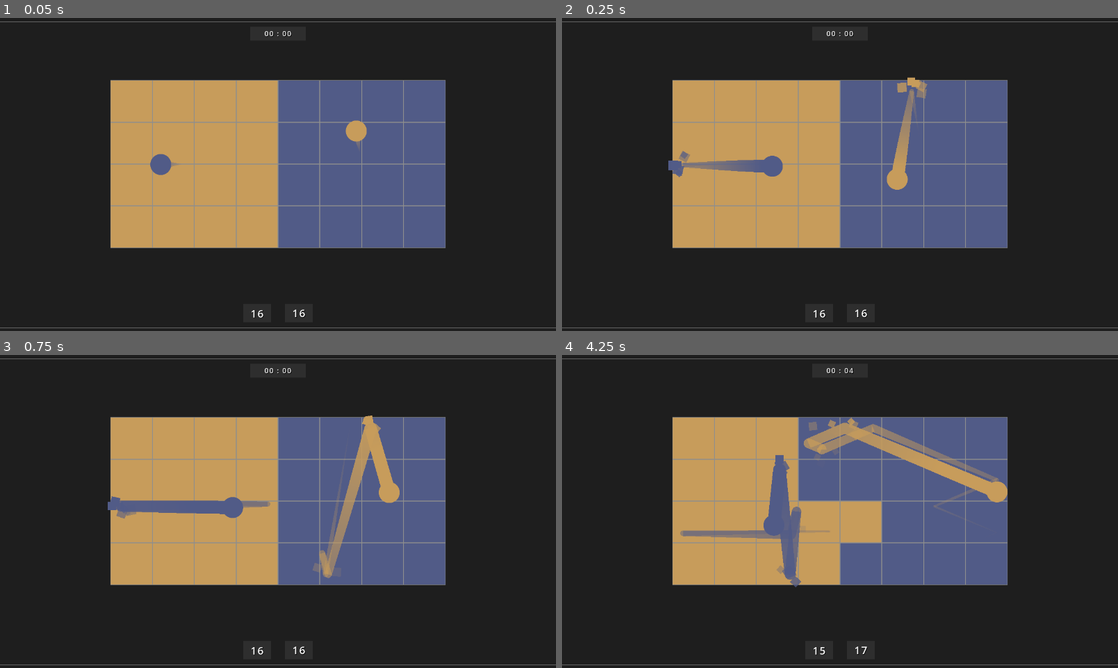
Above: before the commit, frames 1-4 (two rows, left to right).
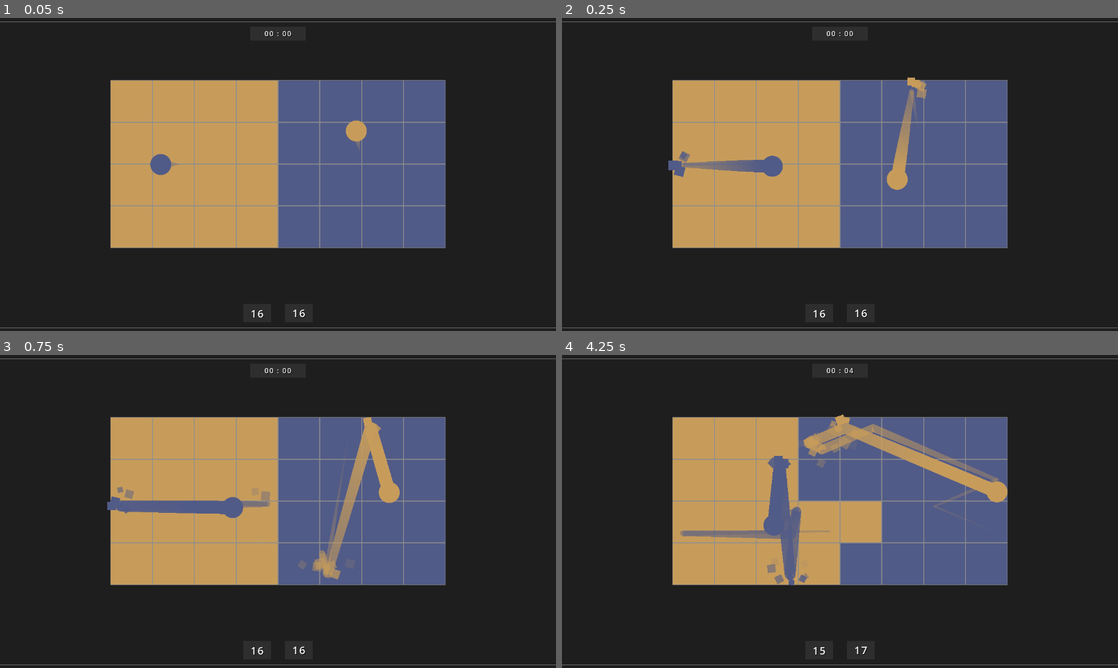
Above: after the commit, the same moments.

Repository: LiteFeather1/night-day-pong
Game: Godot game, scene res://scenes/main.tscn
The game is run twice, just before and just after one commit, with the same random seed, the same clock (stepped at 60 frames per second) and the same inputs.
Inputs:
- Up to frame 1 (0.05 s): no input
- Up to frame 2 (0.25 s): no input
- Up to frame 3 (0.75 s): no input
- Up to frame 4 (4.25 s): no input

Frame 1 is identical in both runs. In frame 2, less than 0.1% of the frame differs, in the area x 19-66%, y 20-51%; in frame 3, 0.3%; in frame 4, 0.5%, in the area x 36-54%, y 18-75%.

Commit message:
ball_hit_particle are now named and place inside a parent

Diff:
--- a/scenes/ball_hit_particle.gd
+++ b/scenes/ball_hit_particle.gd
@@ -5,5 +5,12 @@
 signal finished_playing(instance: BallHitParticle)
 
 
+func play(hit_point: Vector2, normal: Vector2, colour: Color) -> void:
+	position = hit_point
+	direction = normal
+	color = colour
+	emitting = true
+
+
 func _on_finished() -> void:
 	finished_playing.emit(self)
--- a/scenes/ball_hit_particle.tscn
+++ b/scenes/ball_hit_particle.tscn
@@ -8,8 +8,9 @@
 colors = PackedColorArray(1, 1, 1, 1, 1, 1, 1, 0)
 
 [node name="ball_hit_particle" type="CPUParticles2D"]
+z_index = 100
 emitting = false
-lifetime = 0.2
+lifetime = 0.25
 one_shot = true
 randomness = 0.25
 lifetime_randomness = 0.13
--- a/scenes/main.gd
+++ b/scenes/main.gd
@@ -30,6 +30,7 @@
 @export var show_hit_particle: bool = true
 const BALL_HIT_PARTICLE = preload("res://scenes/ball_hit_particle.tscn")
 var ball_hit_particles: Array[BallHitParticle]
+var parent_ball_hit_particle: Node
 
 # TODO add flag to show trail
 @export var gradient_ball_trail: Gradient
@@ -54,6 +55,9 @@
 	var scale_pos = 1.0 if !scale_position else block_scale
 	var center_x = collums * BLOCK_SIZE * scale_pos
 	var center_y = rows * BLOCK_SIZE * 0.5 * scale_pos
+	parent_ball_hit_particle = Node.new()
+	parent_ball_hit_particle.set_name("ball_hit_particle_parent")
+	root.add_child.call_deferred(parent_ball_hit_particle)
 
 	# camera zoom
 	var block_width = center_x * 2.0
@@ -78,13 +82,12 @@
 		g.set_color(1, colours[i])
 		trail_gradients.append(g)
 
-
 		main_ui.set_score(i, collums * rows)
 
 		# block parent
-		var block_parent = Node.new()
-		block_parent.set_name("block_parent_%d" % i)
-		root.add_child.call_deferred(block_parent)
+		var parent_block = Node.new()
+		parent_block.set_name("block_parent_%d" % i)
+		root.add_child.call_deferred(parent_block)
 		# set block
 		for x in collums:
 			for y in rows:
@@ -101,7 +104,7 @@
 
 				all_blocks[i].append(block)
 
-				block_parent.add_child.call_deferred(block)
+				parent_block.add_child.call_deferred(block)
 
 	# set balls
 	var ball_padding = BLOCK_SIZE * ball_scale * 2.0
@@ -136,7 +139,7 @@
 
 	# Spawn ball hit particles
 	for i in 11:
-		spawn_ball_hit_particle();
+		spawn_ball_hit_particle()
 
 	# set edge colliders
 	var points: Array[Vector2] = [Vector2.ZERO # Top Left
@@ -173,28 +176,25 @@
 	root.add_child.call_deferred(ball)
 
 
-func on_ball_hit(hit_point: Vector2, normal: Vector2, colour: Color):
+func on_ball_hit(hit_point: Vector2, normal: Vector2, colour: Color) -> void:
 	if !show_hit_particle:
 		return
 
 	if ball_hit_particles.size() == 0:
 		spawn_ball_hit_particle()
 
-	var particle: BallHitParticle = ball_hit_particles.pop_front()
-	particle.position = hit_point
-	particle.direction = normal
-	particle.color = colour
-	particle.emitting = true
-
-
-func spawn_ball_hit_particle():
+	ball_hit_particles.pop_front().play(hit_point, normal, colour)
+
+
+func spawn_ball_hit_particle() -> void:
 	var particle: BallHitParticle = BALL_HIT_PARTICLE.instantiate()
+	particle.set_name("ball_hit_particle_%d" % ball_hit_particles.size())
 	particle.finished_playing.connect(return_ball_hit_particle)
 	ball_hit_particles.append(particle)
-	root.add_child.call_deferred(particle)
-
-
-func return_ball_hit_particle(particle: BallHitParticle):
+	parent_ball_hit_particle.add_child.call_deferred(particle)
+
+
+func return_ball_hit_particle(particle: BallHitParticle) -> void:
 	ball_hit_particles.append(particle)
 
 
